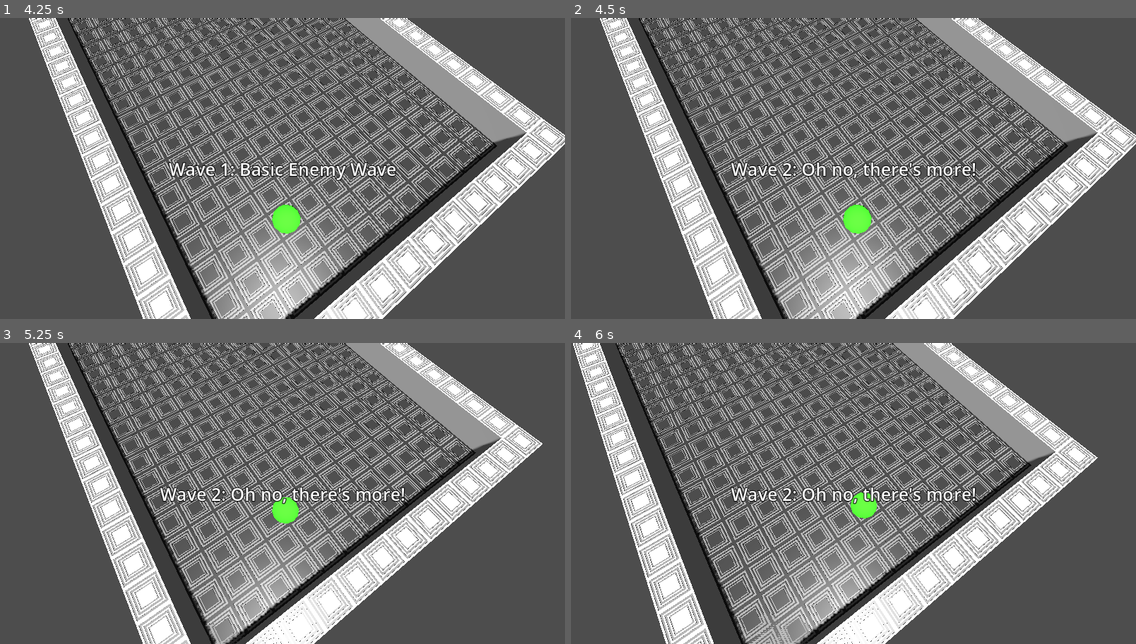
Above: before the commit, frames 1-4 (two rows, left to right).
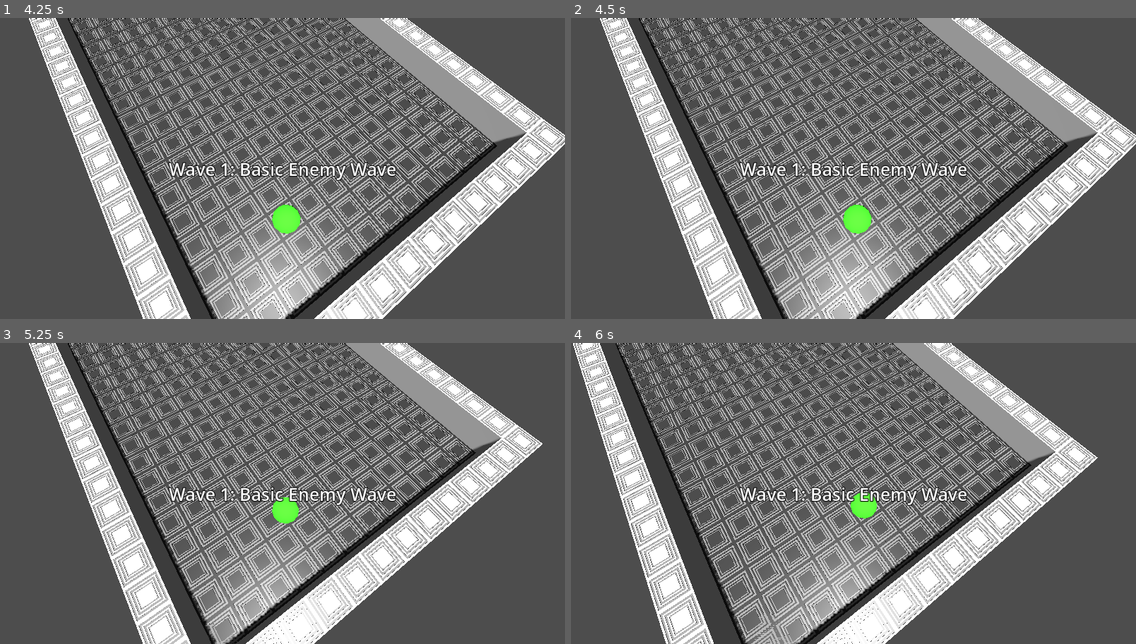
Above: after the commit, the same moments.

Repository: pinguinosod/gse_winterjam2024
Game: Godot game, scene res://main.tscn
Same seed, same stepped clock (60 frames per second), same inputs: the game is played once before the commit and once after it.
Inputs (mouse positions are in pixels of both pictures, inside the frame that each line leads up to):
- Up to frame 1 (4.25 s): tap Enter (ui_accept) at 0.5, 0.77, 1.25, 1.52, 2, 2.75, 3.02, 3.77 s; move the mouse to (406, 153) at 0.52 s; hold D (move_right) 0.53-1.28 s; tap Space (end_turn) every 0.75 s from 0.6 to 3.6 s; click (406, 153) at 0.67 s; move the mouse to (169, 183) at 1.27 s; hold S (move_down) 1.28-2.03 s; move the mouse to (339, 102) at 2.02 s; hold D (move_right) 2.03-2.78 s; move the mouse to (254, 228) at 2.77 s; hold W (move_up) 2.78-3.53 s; click (254, 228) at 2.92 s; move the mouse to (452, 213) at 3.52 s; hold A (move_left) from 3.53 s (still down); tap F4 (DEBUG_KILL_ALL) at 4.15 s
- Up to frame 2 (4.5 s): keep holding A (move_left); move the mouse to (684, 123) at 4.27 s; tap Space (end_turn) at 4.35 s
- Up to frame 3 (5.25 s): tap Enter (ui_accept) at 4.52, 5 s; move the mouse to (310, 493) at 5.02 s; release A (move_left) at 5.03 s; hold S (move_down) from 5.03 s (still down); tap Space (end_turn) at 5.1 s; click (310, 493) at 5.17 s
- Up to frame 4 (6 s): tap Enter (ui_accept) at 5.75 s; move the mouse to (768, 418) at 5.77 s; release S (move_down) at 5.78 s; hold D (move_right) from 5.78 s (still down); tap Space (end_turn) at 5.85 s

Frame 1 is identical in both runs. In frame 2, 1.3% of the frame differs, in the area x 28-72%, y 47-55%; in frame 3, 1.3%; in frame 4, 1.4%, in the area x 28-72%, y 47-100%.
Error in both runs: Invalid access to property or key 'transform' on a base object of type 'null instance'. (res://scripts/player.gd:20)

Commit message:
Audio Management

Diff:
--- /dev/null
+++ b/AudioManager.tscn
@@ -0,0 +1,13 @@
+[gd_scene load_steps=3 format=3 uid="uid://d1jxvkgl801gb"]
+
+[ext_resource type="Script" path="res://audio_manager.gd" id="1_dbwrk"]
+[ext_resource type="AudioStream" uid="uid://dna4obyxtkqus" path="res://audio/Air Horn.mp3" id="1_qc8ra"]
+
+[node name="AudioManager" type="AudioStreamPlayer3D"]
+stream = ExtResource("1_qc8ra")
+volume_db = 6.115
+autoplay = true
+script = ExtResource("1_dbwrk")
+
+[node name="SoundEffectPlayer" type="AudioStreamPlayer3D" parent="."]
+volume_db = 9.172
--- a/CombatScenes/scene1.tres
+++ b/CombatScenes/scene1.tres
@@ -1,5 +1,6 @@
-[gd_resource type="Resource" script_class="CombatScene" load_steps=5 format=3 uid="uid://cvvg7vxnelgmm"]
+[gd_resource type="Resource" script_class="CombatScene" load_steps=6 format=3 uid="uid://cvvg7vxnelgmm"]
 
+[ext_resource type="AudioStream" uid="uid://cgfykobfatltc" path="res://audio/Music/ACTION BACKGROUND MUSIC[NO COPYRIGHT MUSIC] Action Music No Copyright - YOUTUBE AUDIO LIBRARY 2020.mp3" id="1_4lqqf"]
 [ext_resource type="Script" path="res://scripts/enemy_wave.gd" id="1_habvi"]
 [ext_resource type="Resource" uid="uid://lqxshiqtid3p" path="res://EnemyWaves/basic_enemy_wave2.tres" id="2_2mtqw"]
 [ext_resource type="Script" path="res://scripts/combat_scene.gd" id="2_ga4hk"]
@@ -15,3 +16,4 @@
 script = ExtResource("2_ga4hk")
 enemyWaves = Array[ExtResource("1_habvi")]([SubResource("Resource_dutp3"), ExtResource("2_2mtqw")])
 doorOpensAfterTurns = 3
+bgm = ExtResource("1_4lqqf")
--- /dev/null
+++ b/CombatScenes/scene2.tres
@@ -0,0 +1,13 @@
+[gd_resource type="Resource" script_class="CombatScene" load_steps=6 format=3 uid="uid://bpke3qdqn6e81"]
+
+[ext_resource type="AudioStream" uid="uid://d4kottpr4c14" path="res://audio/Music/Cinematic Epic Music by Infraction [No Copyright Music]  Action.mp3" id="1_cuc0k"]
+[ext_resource type="Script" path="res://scripts/enemy_wave.gd" id="1_o1s8w"]
+[ext_resource type="Resource" uid="uid://dnhv5ovxvbr14" path="res://EnemyWaves/basic_enemy_wave.tres" id="2_04cpd"]
+[ext_resource type="Script" path="res://scripts/combat_scene.gd" id="2_tcg2n"]
+[ext_resource type="Resource" uid="uid://lqxshiqtid3p" path="res://EnemyWaves/basic_enemy_wave2.tres" id="3_f3o5w"]
+
+[resource]
+script = ExtResource("2_tcg2n")
+enemyWaves = Array[ExtResource("1_o1s8w")]([ExtResource("2_04cpd"), ExtResource("3_f3o5w")])
+doorOpensAfterTurns = 5
+bgm = ExtResource("1_cuc0k")
--- a/GameManager.tscn
+++ b/GameManager.tscn
@@ -1,8 +1,10 @@
-[gd_scene load_steps=5 format=3 uid="uid://dhml57ffwa4iu"]
+[gd_scene load_steps=7 format=3 uid="uid://dhml57ffwa4iu"]
 
 [ext_resource type="Script" path="res://scripts/game_manager.gd" id="1_brgg7"]
 [ext_resource type="Script" path="res://scripts/combat_scene.gd" id="2_0ajky"]
 [ext_resource type="Resource" uid="uid://cvvg7vxnelgmm" path="res://CombatScenes/scene1.tres" id="3_rlxk1"]
+[ext_resource type="Resource" uid="uid://bpke3qdqn6e81" path="res://CombatScenes/scene2.tres" id="4_6pw4v"]
+[ext_resource type="AudioStream" uid="uid://dna4obyxtkqus" path="res://audio/Air Horn.mp3" id="5_1qbuk"]
 
 [sub_resource type="PackedScene" id="PackedScene_li17l"]
 _bundled = {
@@ -19,10 +21,11 @@
 
 [node name="GameManager" type="Node3D" node_paths=PackedStringArray("enemyPoolHolder", "textDisplay")]
 script = ExtResource("1_brgg7")
-combatScenesToRun = Array[ExtResource("2_0ajky")]([ExtResource("3_rlxk1")])
+combatScenesToRun = Array[ExtResource("2_0ajky")]([ExtResource("3_rlxk1"), ExtResource("4_6pw4v")])
 enemyScene = SubResource("PackedScene_li17l")
 enemyPoolHolder = NodePath("EnemyPoolHolder")
 textDisplay = NodePath("Label")
+nextWaveAlarm = ExtResource("5_1qbuk")
 
 [node name="EnemyPoolHolder" type="Node3D" parent="."]
 
--- /dev/null
+++ b/audio_manager.gd
@@ -0,0 +1,20 @@
+extends AudioStreamPlayer3D
+
+var sfx_player
+
+func _ready() -> void:
+	self.play()
+	sfx_player = AudioStreamPlayer3D.new()
+	self.add_child(sfx_player)
+
+func play_bg_music(audioTrack):
+	self.stream = audioTrack
+	self.play()
+
+func stop_bg_music():
+	self.stop()
+
+func play_sfx(sfx):
+	print("Playing sound effect!")
+	sfx_player.stream = sfx
+	sfx_player.play()
--- a/enemies.tscn
+++ b/enemies.tscn
@@ -1,8 +1,12 @@
-[gd_scene load_steps=2 format=3 uid="uid://cyysjuf2pl57c"]
+[gd_scene load_steps=4 format=3 uid="uid://cyysjuf2pl57c"]
 
 [ext_resource type="Script" path="res://scripts/enemies.gd" id="1_1yk5q"]
+[ext_resource type="AudioStream" uid="uid://brk3tnwhlno0x" path="res://audio/Run.mp3" id="2_x3hl4"]
+[ext_resource type="AudioStream" uid="uid://3888qdr7wrwn" path="res://audio/Punch.mp3" id="3_1cv4b"]
 
 [node name="Enemy" type="Node3D" groups=["Enemy"]]
 script = ExtResource("1_1yk5q")
+step_sound = ExtResource("2_x3hl4")
+attack_sound = ExtResource("3_1cv4b")
 
 [node name="CSGCylinder3D" type="CSGCylinder3D" parent="."]
--- a/project.godot
+++ b/project.godot
@@ -18,6 +18,7 @@
 [autoload]
 
 ImageManager="*res://ImageManager.gd"
+AudioManager="*res://audio_manager.gd"
 
 [display]
 
@@ -63,6 +64,11 @@
 , Object(InputEventKey,"resource_local_to_scene":false,"resource_name":"","device":-1,"window_id":0,"alt_pressed":false …(186 unchanged characters)…
 ]
 }
+DEBUG_NEXT_SCENE={
+"deadzone": 0.5,
+"events": [Object(InputEventKey,"resource_local_to_scene":false,"resource_name":"","device":-1,"window_id":0,"alt_pressed":false,"shift_pressed":false,"ctrl_pressed":false,"meta_pressed":false,"pressed":false,"keycode":0,"physical_keycode":4194333,"key_label":0,"unicode":0,"location":0,"echo":false,"script":null)
+]
+}
 
 [rendering]
 
--- a/scripts/combat_scene.gd
+++ b/scripts/combat_scene.gd
@@ -3,6 +3,7 @@
 
 @export var enemyWaves: Array[EnemyWave]
 @export var doorOpensAfterTurns = 3
+@export var bgm: AudioStream
 
 func _init():
 	print("Combat Scene")
--- a/scripts/enemies.gd
+++ b/scripts/enemies.gd
@@ -2,8 +2,12 @@
 
 class_name Enemy
 
+@export var step_sound: AudioStream
+@export var attack_sound: AudioStream
+
 # Called when the node enters the scene tree for the first time.
 func _ready() -> void:
+	AudioManager.play_bg_music(step_sound)
 	pass # Replace with function body.
 
 
@@ -16,6 +20,7 @@
 	var moveTo = get_movement()
 	# TODO change that to change the grid position actually
 	self.position += moveTo
+	# AudioManager.play_sfx(step_sound)
 	get_next_action()
 	pass
 
@@ -37,5 +42,6 @@
 	# self.weapon.attack()
 	# pass_turn()
 
+	AudioManager.play_sfx(attack_sound)
 	print("Attack!")
 	pass
--- a/scripts/game_manager.gd
+++ b/scripts/game_manager.gd
@@ -9,6 +9,8 @@
 @export var enemyPoolHolder: Node3D
 @export var textDisplay: Label
 @export var textDisplayDurationSeconds = 5.0
+
+@export var nextWaveAlarm: AudioStream
 
 var enemyPool: Array[Enemy] = []
 var freeEnemies: Array[Enemy] = []
@@ -40,6 +42,7 @@
 	if currentScene >= len(combatScenesToRun):
 		return
 	currentCombatScene = combatScenesToRun[currentScene]
+	AudioManager.play_bg_music(currentCombatScene.bgm)
 	currentScene += 1
 	currentWave = 0
 	load_next_wave()
@@ -51,6 +54,7 @@
 	currentEnemyWave = currentCombatScene.enemyWaves[currentWave]
 	showText("Wave " + str(currentEnemyWave.waveNumber) + ": " + currentEnemyWave.waveName)
 	currentWave += 1
+	AudioManager.play_sfx(nextWaveAlarm)
 	load_in_enemies()
 
 func spawn_all_waves():
@@ -124,3 +128,6 @@
 		playerTurn = false
 	if Input.is_action_just_pressed("DEBUG_KILL_ALL") and playerTurn:
 		clear_enemies()
+	if Input.is_action_just_pressed("DEBUG_KILL_ALL") and playerTurn:
+		clear_enemies()
+		load_next_scene()
Not shown: 1 places in MeshLibrary.tres that only renumber resources
Not shown, added: audio/Music/ACTION BACKGROUND MUSIC[NO COPYRIGHT MUSIC] Action Music No Copyright - YOUTUBE AUDIO LIBRARY 2020.mp3.import
Not shown, added: audio/Music/Action Cinematic Trailer NoCopyright Background Music Predator by ArcticFoxMusic.mp3.import
Not shown, added: audio/Music/Action Fighting Background Music No CopyrightDrums Percussion Music Free - Epic Battle Chase Music.mp3.import
Not shown, added: audio/Music/Cinematic Action Music No Copyright Free Energetic & Cool Electro House Background Music.mp3.import
Not shown, added: audio/Music/Cinematic Epic Music by Infraction [No Copyright Music] Action.mp3.import
Not shown, added: audio/Music/Die Entführung aus dem Serail, Act 3_ Ha! Wie will ich triumphiren!.mp3.import
Not shown, added: audio/Music/Epic War Background Music No Copyright Music.mp3.import
Not shown, added: audio/Music/Into The Night - No Copyright Music Epic Cinematic Music Background Music No Copyright #epic.mp3.import
Not shown, added: audio/Music/NoCopyright Tension Background Music Compilation by Soundridemusic.mp3.import
Not shown, added: audio/Music/Stylish Action Music No Copyright Free Instrumental Upbeat Dance Background Music.mp3.import
Not shown, added: audio/Music/[EPIC MUSIC NO COPYRIGHT]EPIC BACKGROUND MUSIC NO COPYRIGHT - ACTION MUSIC NO COPYRIGHT.mp3.import
(and 16 more such lines)
